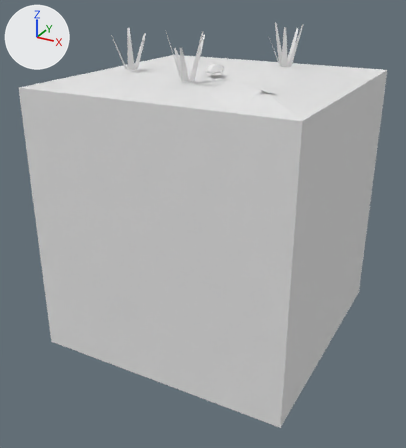
Renders of the FBX model Assets/Tiles/ReefVerge/Reef Verge 3.fbx from each side of a commit.
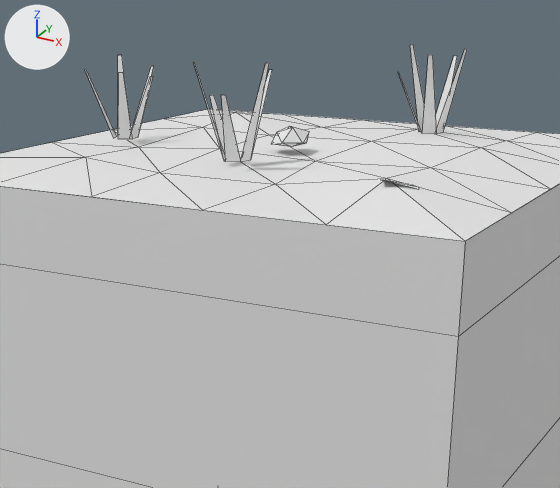
Old and new are each drawn whole from a camera (50 mm lens) standing at (1.94, -3.77, 1.73) and looking at (-0.04, -0.17, -0.07) and again close up on the part from 17% to 86% of the width and 0% to 55% of the height. Arrows for +X, +Y and +Z are at upper left; the lights stay in place. The older version's two pictures come first. The close-ups show mesh edges as thin lines. Where no turn or scale is listed for an object, it has been applied to the vertices. Vertices at exactly the same position are counted once.

Script lines for the objects in view, before the commit:
```python
me_reef_verge_3 = bpy.data.meshes.new('Reef Verge 3')
me_reef_verge_3.from_pydata(...)  # 126 vertices, 102 faces; spans x -1.0..1.0, y -1.0..1.0, z -1.0..1.41
me_reef_verge_3.materials.append(mat_tileworld_tiles)  # its picture is missing
# before: 54 (0.36, 0.53, 1.09) at pixel (443, 132), 55 (0.35, 0.48, 1.09) at pixel (434, 134), 56 (0.45, 0.47, 1.41) at pixel (464, 48), 57 (0.45, 0.49, 1.41) at pixel (467, 48), 60 (0.34, 0.38, 1.39) at pixel (428, 54)
# before: 61 (0.36, 0.38, 1.39) at pixel (432, 54), 62 (0.3, 0.47, 1.09) at pixel (422, 133), 63 (0.27, 0.52, 1.09) at pixel (419, 131), 64 (0.19, 0.45, 1.32) at pixel (397, 71), 65 (0.2, 0.43, 1.32) at pixel (398, 71)
# before: 66 (0.27, 0.51, 1.09) at pixel (418, 131), 67 (0.29, 0.56, 1.09), 68 (0.19, 0.59, 1.41) at pixel (413, 44), 69 (0.19, 0.57, 1.41) at pixel (410, 45), 70 (0.3, 0.56, 1.09)
# before: 71 (0.35, 0.55, 1.09) at pixel (442, 131), 72 (0.36, 0.65, 1.37) at pixel (457, 56), 73 (0.34, 0.65, 1.37) at pixel (453, 55)
ob_reef_verge_3 = bpy.data.objects.new('Reef Verge 3', me_reef_verge_3)
ob_reef_verge_3.location = (0.0, 0.0, 0.0)
```
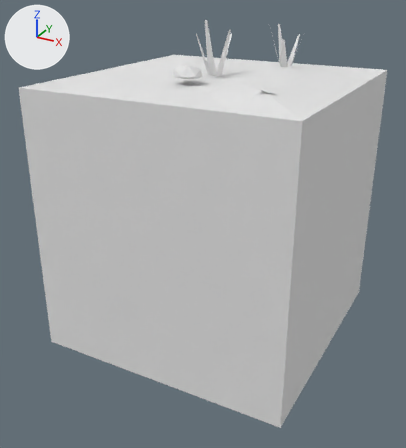
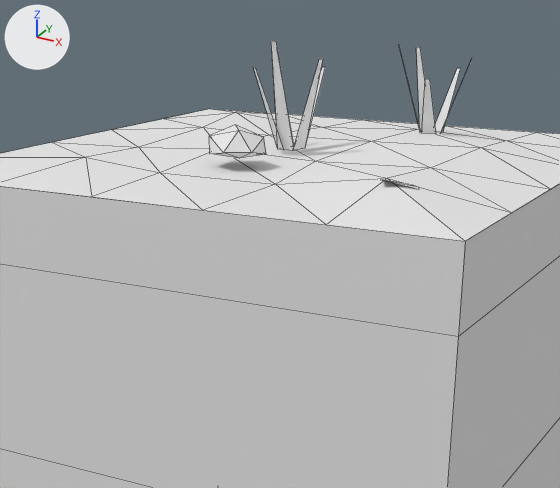
Pixel boxes (x1, y1, x2, y2) of what changed, in the close-ups (560 x 488 px; the box of a moved part takes in the faces that stretch with it):
'Reef Verge 3', reshaped
    before: (0, 45, 560, 488)
    after: (0, 41, 560, 488)
part 1 of me_reef_verge_3, deleted
    before: (85, 55, 269, 162)
part 2 of me_reef_verge_3, moved or reshaped
    before: (398, 45, 467, 134)
    after: (399, 46, 471, 134)
part 3 of me_reef_verge_3, moved or reshaped
    before: (271, 126, 309, 147)
    after: (209, 67, 325, 158)

What changed in the scene script:
```text
Change me_reef_verge_3:
    used by ob_reef_verge_3; location = (0.0, 0.0, 0.0)
    verts and faces of me_reef_verge_3; kept vertices keep their numbers, new ones are numbered from 126
    remove me_reef_verge_3.from_pydata(...)  # 126 vertices, 102 faces; spans x -1.0..1.0, y -1.0..1.0, z -1.0..1.41
    add me_reef_verge_3.from_pydata(...)  # 106 vertices, 97 faces; spans x -1.0..1.0, y -1.0..1.0, z -1.0..1.46
    me_reef_verge_3 part 1: 8 loose pieces with 32 vertices, spanning x -0.79..0.11, y -0.55..-0.04, z 1.09..1.41, are deleted
    me_reef_verge_3 part 2
    add delete_vertices([54, 66, 67, 68])  # with the faces that use them
    add delete_faces([(62, 63, 64, 65), (70, 71, 72, 73)])
    add verts[55] = (0.36, 0.5, 1.09)  # moved, pixel (440, 133)
    add verts[56] = (0.45, 0.55, 1.37)  # moved
    add verts[57] = (0.45, 0.56, 1.37)  # moved
    add verts[60] = (0.33, 0.38, 1.3)  # moved, pixel (425, 78)
    add verts[61] = (0.35, 0.38, 1.3)  # moved, pixel (429, 78)
    add verts[62] = (0.29, 0.48, 1.09)  # moved, pixel (420, 133)
    add verts[64] = (0.18, 0.47, 1.41)  # moved, pixel (399, 44)
    add verts[65] = (0.19, 0.46, 1.41)  # moved, pixel (398, 44)
    add verts[73] = (0.21, 0.61, 1.4)  # moved, pixel (420, 47)
    add verts[69] = (0.2, 0.6, 1.4)  # moved, pixel (416, 47)
    add verts[72] = (0.38, 0.64, 1.32)  # moved, pixel (460, 68)
    add verts[126] = (0.27, 0.53, 1.09)  # pixel (420, 131)
    add verts[127] = (0.3, 0.56, 1.09)
    add verts[128] = (0.36, 0.54, 1.09)  # pixel (443, 132)
    add verts[129] = (0.36, 0.65, 1.32)  # pixel (457, 68)
    add faces += [(55, 56, 57, 71), (62, 126, 64, 65), (63, 70, 73, 69), (72, 129, 127, 128)]
    me_reef_verge_3 part 3
    12 vertices are removed from x -0.05..0.08, y -0.17..-0.03, z 1.1..1.17
    20 faces are deleted
    8 vertices move from x -0.16..0.04, y -0.42..-0.28, z 1.09..1.38 to x -0.02..0.15, y -0.24..-0.08, z 1.09..1.46
    24 vertices are added at x -0.11..0.09, y -0.5..0.03, z 1.09..1.43
    23 new faces join them
```
